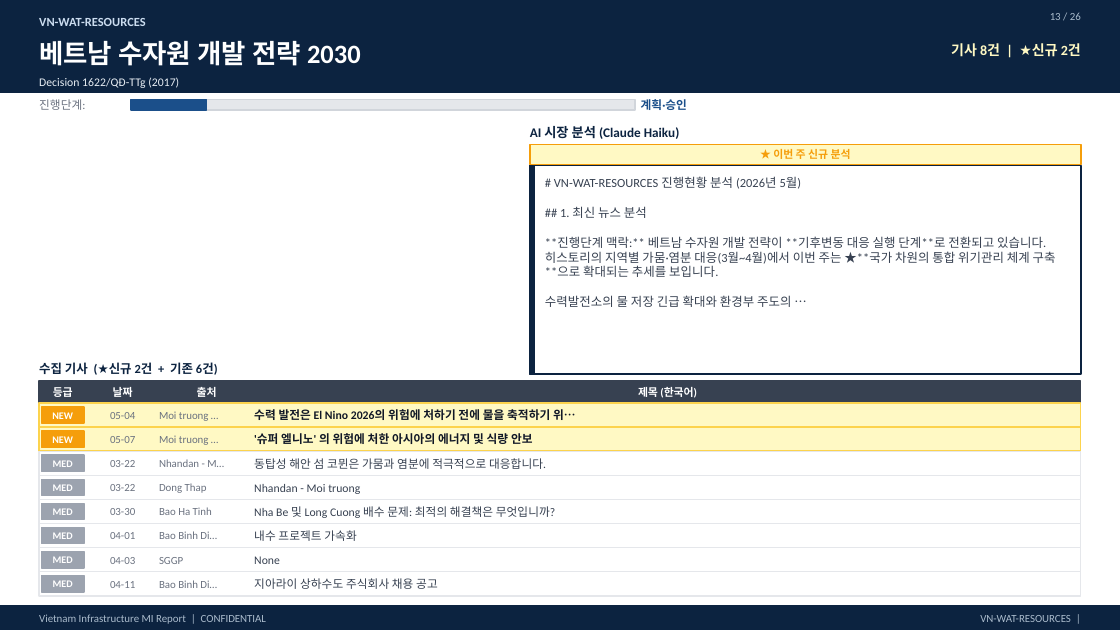
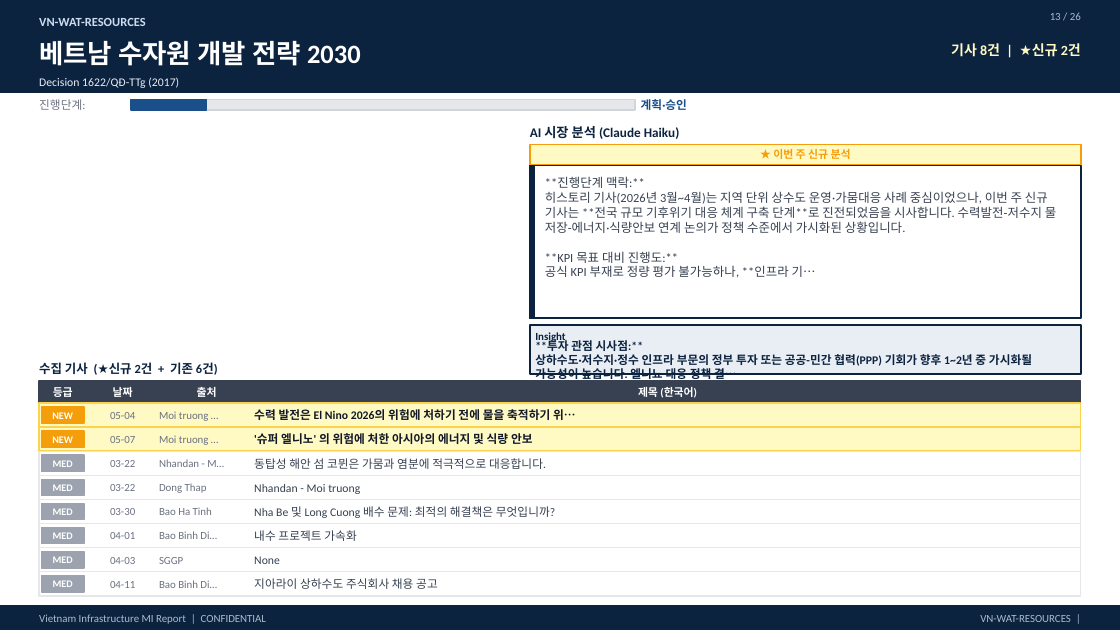
Before and after one commit to hms4792/vietnam-infra-news, a slide deck: slide 13 of docs/reports/VN_Infra_MI_Weekly_Report_20260509.pptx. Drawn at 1120x630 pixels with LibreOffice and Linux fonts; fonts in the diff are those of the drawing. Boxes give left, top, right and bottom in pixels: in the first picture for what was removed or moved away, otherwise in the second. Text is boxed around its words. In the diff, an @@ line names an element or a change of style, - is before the commit and + after.

```diff
--- a/docs/reports/VN_Infra_MI_Weekly_Report_20260509.pptx
+++ b/docs/reports/VN_Infra_MI_Weekly_Report_20260509.pptx
@@ rectangle: place and size @@
-rectangle at (530, 166, 1081, 374)
+rectangle at (530, 166, 1081, 318)
@@ rectangle: place and size @@
-rectangle at (530, 166, 534, 374)
+rectangle at (530, 166, 534, 318)
@@ text at (545, 176, 1056, 278): text changed @@
-# VN-WAT-RESOURCES 진행현황 분석 (2026년 5월)
-## 1. 최신 뉴스 분석
-**진행단계 맥락:** 베트남 수자원 개발 전략이 **기후변동 대응 실행 단계**로 전환되고 있습니다. 히스토리의 지역별 가뭄·염분 대응(3월~4월)에서 이번 주는 ★**국가 차원의 통합 위기관리 체계 구축**으로 확대되는 추세를 보입니다.
-수력발전소의 물 저장 긴급 확대와 환경부 주도의 …
+**진행단계 맥락:**
+히스토리 기사(2026년 3월~4월)는 지역 단위 상수도 운영·가뭄대응 사례 중심이었으나, 이번 주 신규 기사는 **전국 규모 기후위기 대응 체계 구축 단계**로 진전되었음을 시사합니다. 수력발전-저수지 물 저장-에너지·식량안보 연계 논의가 정책 수준에서 가시화된 상황입니다.
+**KPI 목표 대비 진행도:**
+공식 KPI 부재로 정량 평가 불가능하나, **인프라 기…
@@ rectangle added at (530, 325, 1081, 374), fill #E8EEF4, outline #0C2340 1 pt @@
@@ text added at (535, 332, 565, 343), 7 pt, text #0C2340, bold @@
+Insight
@@ text added at (535, 340, 1032, 382), 7.5 pt, text #0C2340, bold @@
+**투자 관점 시사점:**
+상하수도·저수지·정수 인프라 부문의 정부 투자 또는 공공-민간 협력(PPP) 기회가 향후 1~2년 중 가시화될 가능성이 높습니다. 엘니뇨 대응 정책 결…
```
Also in this commit, not shown: 18 other slides changed, 6 other files.
